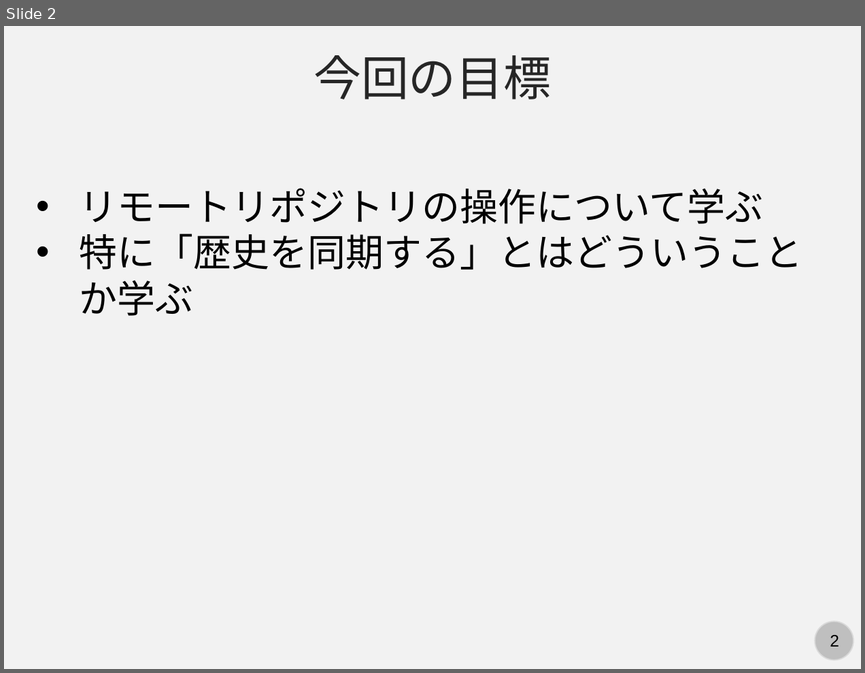
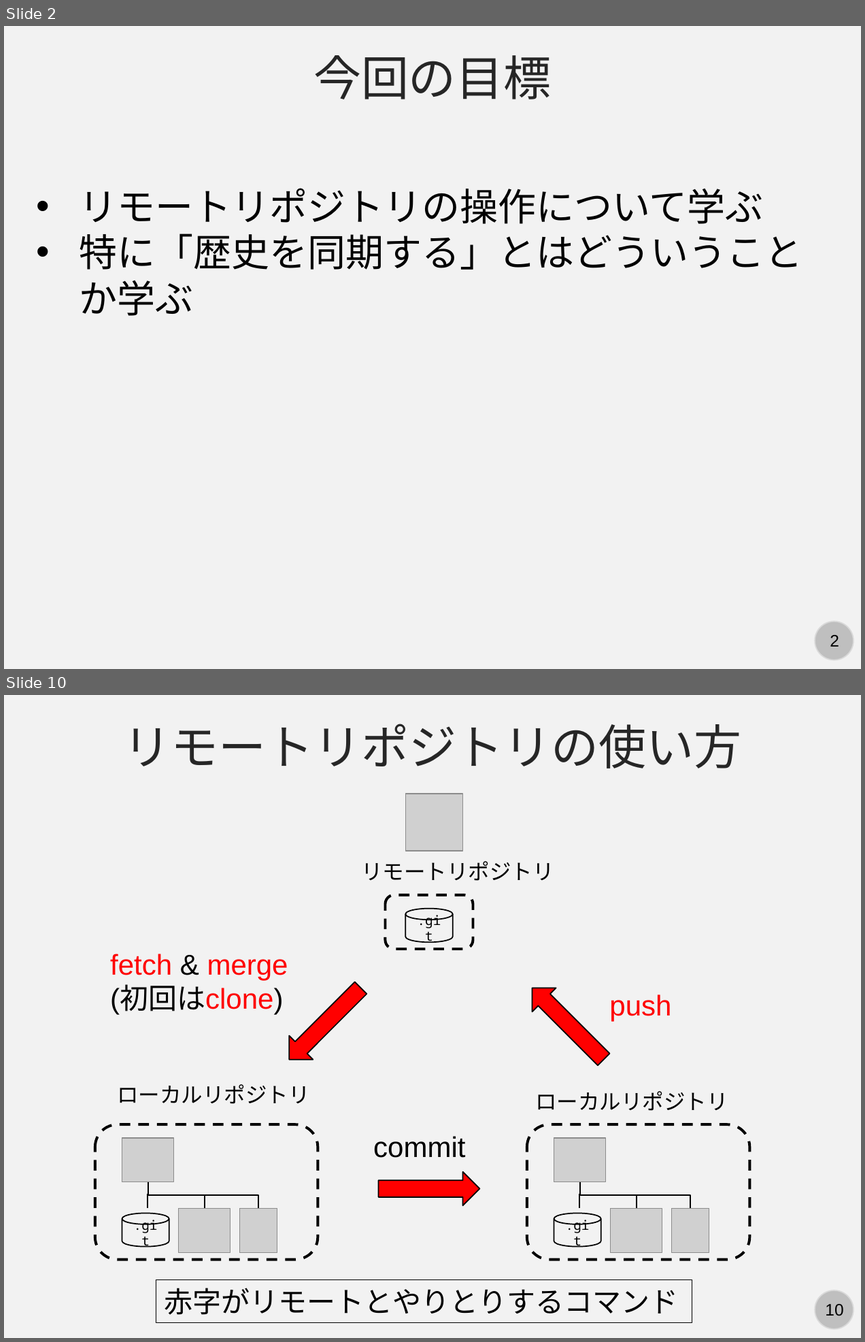
Before and after one commit to kaityo256/github, a slide deck: remote/fig/slide.pptx. Shown one above the other, each under a label of ours: slide 2 before the commit, slides 2 and 10 after it; the slides between them are not shown. The pictures are 865x673 and 865x1342 pixels, drawn with LibreOffice and Linux fonts; fonts in the diff are those of the drawing; grey boxes stand for pictures. Boxes give left, top, right and bottom in pixels: in the first picture for what was removed or moved away, otherwise in the second. Text is boxed around its words. In the diff, an @@ line names an element or a change of style, - is before the commit and + after.

```diff
--- a/remote/fig/slide.pptx
+++ b/remote/fig/slide.pptx
@@ slide 10 added at (4,695,861,1338), background #F2F2F2; not listed: 2 template elements that a slide beside it also shows @@
@@ text added at (123,724,741,768), 40 pt, text #262626 @@
+リモートリポジトリの使い方
@@ picture added at (406,794,463,851) @@
@@ text added at (361,861,554,881), 18 pt, text #000000 @@
+リモートリポジトリ
@@ rounded rectangle added at (385,895,473,949), outline #000000 2.25 pt dashed @@
@@ cylinder added at (406,909,453,942), fill #F2F2F2, outline #000000 1 pt, 11 pt, text #000000 @@
+.git
@@ text added at (110,953,288,1015), 24 pt, text #FF0000 @@
+fetch & merge
+(初回はclone)
@@ down arrow added at (277,976,373,1071), fill #FF0000, outline #000000 1 pt @@
@@ down arrow added at (520,976,615,1071), fill #FF0000, outline #000000 1 pt @@
@@ text added at (609,994,671,1021), 24 pt, text #FF0000 @@
+push
@@ text added at (117,1084,310,1104), 18 pt, text #000000 @@
+ローカルリポジトリ
@@ text added at (535,1091,728,1110), 18 pt, text #000000 @@
+ローカルリポジトリ
@@ rounded rectangle added at (95,1124,317,1259), outline #000000 2.25 pt dashed @@
@@ text added at (373,1136,465,1157), 24 pt, text #000000 @@
+commit
@@ rounded rectangle added at (527,1124,749,1259), outline #000000 2.25 pt dashed @@
@@ down arrow added at (378,1172,479,1205), fill #FF0000, outline #000000 1 pt @@
@@ group added at (122,1138,277,1253): 3 pictures, 2 elbow lines, 1 cylinder, 1 line @@
+.git
@@ group added at (554,1138,709,1253): 3 pictures, 2 elbow lines, 1 cylinder, 1 line @@
+.git
@@ rectangle added at (156,1279,692,1322), outline #000000 0.75 pt, 24 pt, text #000000 @@
+赤字がリモートとやりとりするコマンド
```
Also in this commit, not shown: 2 slides changed, 6 other slides added, 1 other file.
